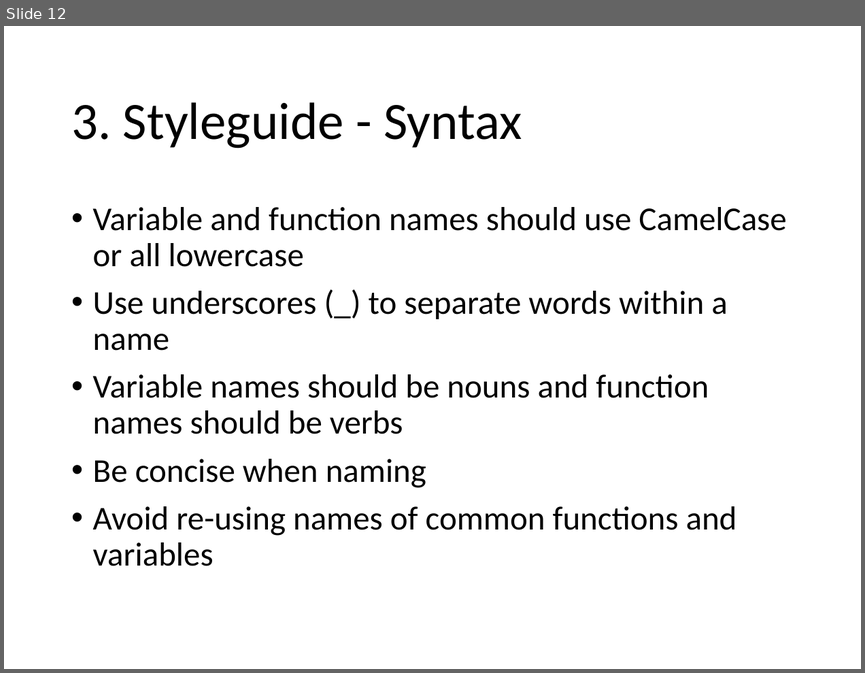
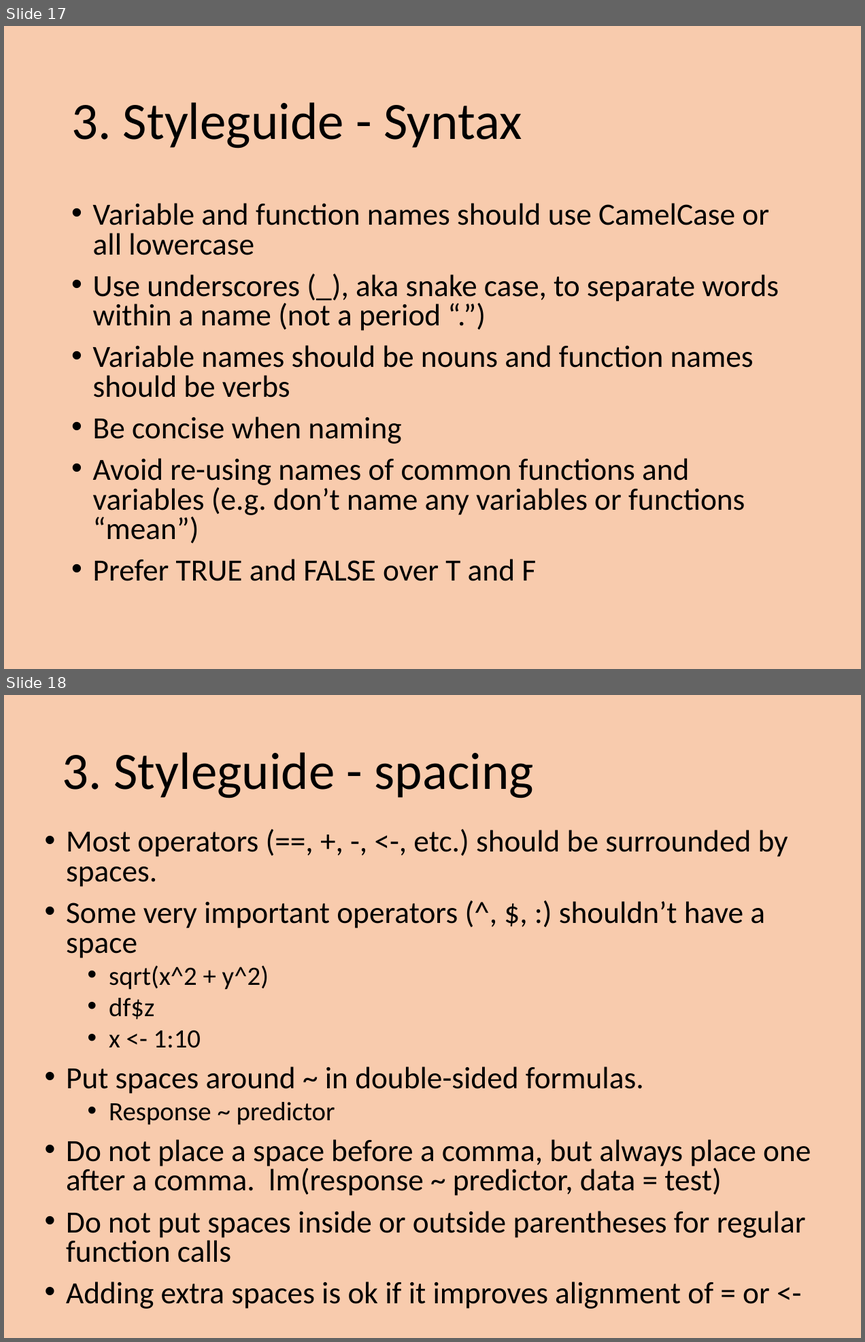
Before and after one commit to EEOB590A-Data-Science-in-R-Fall2021/CourseMaterials, a slide deck: 2. Data Management/Wk4 - Datasheets and Coding with Style.pptx. Shown one above the other, each under a label of ours: slide 12 before the commit, slides 17 and 18 after it. The pictures are 865x673 and 865x1342 pixels, drawn with LibreOffice and Linux fonts; fonts in the diff are those of the drawing. Boxes give left, top, right and bottom in pixels: in the first picture for what was removed or moved away, otherwise in the second. Text is boxed around its words. In the diff, an @@ line names an element or a change of style, - is before the commit and + after.

```diff
--- a/2. Data Management/Wk4 - Datasheets and Coding with Style.pptx
+++ b/2. Data Management/Wk4 - Datasheets and Coding with Style.pptx
@@ slide 18 added at <box>4,695,861,1338</box>, background #F8CBAD @@
@@ title added at <box>62,752,534,798</box>, 44 pt, text #000000 @@
+3. Styleguide - spacing
@@ text added at <box>66,829,810,1308</box>, 25.9 pt, text #000000 @@
+• Most operators (==, +, -, <-, etc.) should be surrounded by spaces.
+• Some very important operators (^, $, :) shouldn’t have a space
+  • sqrt(x^2 + y^2)
+  • df$z
+  • x <- 1:10
+• Put spaces around ~ in double-sided formulas.
+  • Response ~ predictor
+• Do not place a space before a comma, but always place one after a comma. lm(response ~ predictor, data = test)
+• Do not put spaces inside or outside parentheses for regular function calls
+• Adding extra spaces is ok if it improves alignment of = or <-
@@ what was slide 12 is now slide 17 @@
@@ slide 17 changed as well @@
@@ background #FFFFFF to #F8CBAD @@
@@ text at <box>93,203,769,444</box>: size 28 to 25.9 pt in "Variable and function names should use CamelCase ...", "Variable names should be nouns and function ...", "Be concise when naming"; line spacing 0.9 to 0.8 @@
@@ text at <box>93,274,779,331</box>: text changed; size 28 to 25.9 pt @@
-• Use underscores (_) to separate words within a name
+• Use underscores (_), aka snake case, to separate words within a name (not a period “.”)
@@ text at <box>93,458,745,581</box>: text changed; size 28 to 25.9 pt @@
-• Avoid re-using names of common functions and variables
+• Avoid re-using names of common functions and variables (e.g. don’t name any variables or functions “mean”)
+• Prefer TRUE and FALSE over T and F
```
Also in this commit, not shown: 10 other slides changed, 6 other slides added, 6 other files.
